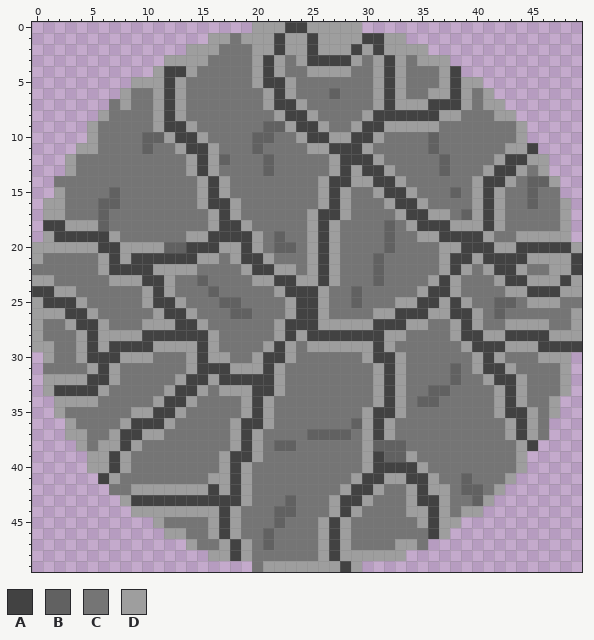
File history of a pixel-art file, textures/rock.ase. That is the earlier state.
50x50 pixels, 1 frame.
Palette (. is transparent): A #424242  B #616161  C #757575  D #9e9e9e
Pixels before (only the part around the change), first column x 0:
 0 ....................DDDAADDDDD....................
 1 ................DDCDDDADDADDDDAADD................
 2 ..............DDDCCCDDADDADDDADADDDD..............
 3 ............DDDDCCCCDADCDAAAADCDADCDDD............
 4 ...........DAADCCCCCDADCCDDDDCCDADCCCDA...........
 5 .........DDDADCCCCCCDAADCCCCCCCDADCCCDADD.........
 6 ........DCCDADCCCCCCCDADCCCBCCCDADCCDDADCD........
 7 .......CDCCDADCCCCCCCDAADCCCCCCDADDDAAADCDD.......
 8 ......DCCCCDADCCCCCCCCDAADCCCCDAAAAAADDCCCDD......
 9 .....DCCCCCDAADCCCCCCBBDAADCCDAADDDDDCCCCCCCD.....
10 .....DCCCCBBDAADCCCCBBCCDAADDAADCCCCBCCCCCCCD.....
11 ....DDCCCCBCCDAADCCCBCCCCDDAAADCCCCCBCCCCCCDDA....
12 ...DCCCCCCCCCCDADBCCCBCCCCCDAAADCCCCCBCCCCDAADD...
13 ...DCCCCCCCCCCDADCCCCBCCCCCDADAADCCCCBCCCDAADCD...
14 ..CCCCCCCCCCCCCDADCCCCCCCCDAADDAADCCCCCCDAADCBBD..
15 ..DCCCCBCCCCCCCDADCCCCCCCCDADCCDAADCCCBCDADCCBCC..
16 .DDCCCBBCCCCCCCDAADCCCCCCCDADCCCDAADCCCCDADCCBCCD.
17 .DDCCCBCCCCCCCCCDADCCCCCCDAADCCCCDAADDCBDADCCCCCD.
18 .AADDDBCCCCCCCCCDAADCCCCCDADCCCCBCDAAADDDADCCCCCD.
19 .DAAAAADCCCCCCDDAAAADCBCCDADCCCCBCCDDAAAADCCDDDDD.
20 DDDDDDAADDDDBBAAADDADCBBCDADCCCCBCCCCDDAAADDAAAAAD
21 DCCCCCDADAAAAAADDCDAADCCCDADCCCBCCCCCDAADAAAADDDDA
22 CCCCCCDAAAADDDDCCCCDAADDCDADCCCBCCCCCDADCDAADCCDDA
23 DDCCCCCDDDAADCCBCCCCDDAADDADCCCBCCCCDADCCCDAADDDAD
24 AADDCCCCCCDADCCCBCCCCCDAAADCCBCCCCCDAADCCCCDDAAADD
25 DAAADCCCCCDAADCCCBBCCCCDAADCCBCCCDDAADADCCBBCDDDCC
26 DDDAADCCCCCDAADCCCBBCCCDAADCCCCDDAAADDAADCBCCCCCCD
27 DCCDAADCCCDDDAADCCCCCCDAAADDDDDAAADDCCDADCCDDDDCCD
28 DCCCDADDDDAAAAAADCCCCCDADAAAAAAADDCCCCDAADDAAAADDD
29 DDCCDADAAAADDDDADCCCCDADCDDDDDDADCCCCCCDAAADDDAAAA
30 .DCCDAAADDDCCCDADDCCDAADCCCCCCDAADCCCCCCDADCCCDDD.
31 .CCCCDADCCCCCCDAAADDDADCCCCCCCCDADCCCCBCDAADCCCCD.
32 .DDDDAADCCCCCDAADAAAAADCCCCCCCCDADCCCCBCCDAADCCCD.
33 .DAAAADCCCCCDAADCDDDAADCCCCCCCCDADCCBBCCCCDADCCCD.
34 ..DDDDCCCCCDAADCCCCDADCCCCCCCCCDADCBBCCCCCDADCCD..
35 ..DCCCCCCDDAADCCCCCDADCCCCCCCCDAADCCCCCCCCDAADCD..
36 ...DCCCCDAAADCCCCCDAADCCCCCCCBDADCCCCCCCCCCDADC...
37 ...DDCCDAADDCCCCCCDADCCCCBBBBCDADCCCCCCCCCCDADC...
38 ....DCDDADCCCCCCCCDADCBBCCCCCCDBBBCCCCCCCCCCDA....
39 .....DDADCCCCCCCCDAADCCCCCCCCCDABBDCCCCCCCCCD.....
40 .....DDADCCCCCCCCDADCCCCCCCCCCDAAAADCCCCCCCCD.....
41 ......ADCCCCCCCCDDADCCCCCCCCCDAADDAADCCBCCCD......
42 .......CCDDDDDDDADADCCCCCCCCDAADCCDADDCBBCD.......
43 ........DAAAAAAAAAADCCCBCCCDAADCCCDAADCCBD........
44 .........DDDDDDDDADCCCBBCCCDADCCCCDDADCDD.........
45 ...........DCCCCDADCCCBCCCDADCCCCCCDADD...........
46 ............DDCCDADCCBCCCCDADCCCCCCCAD............
47 ..............DCCDADCBCCCCDADCCCCDDC..............
48 ................DDADCCCCCCDADDDDDD................
49 ....................CDDDDDDDAD....................
The same view after the edit:
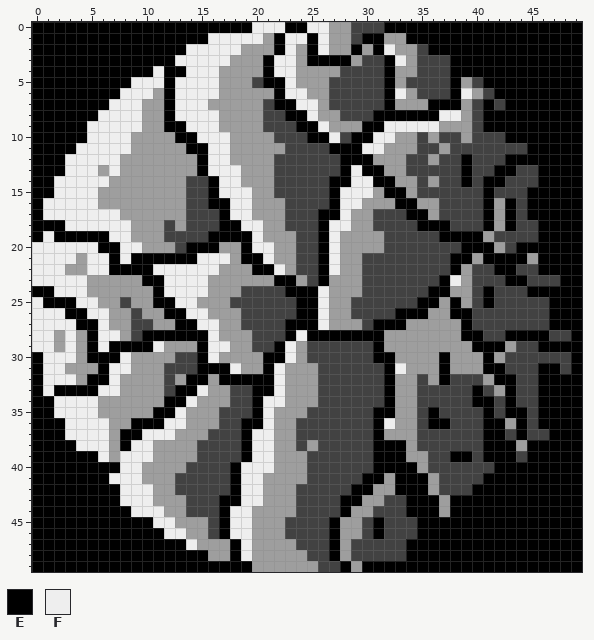
Colours new in this view: E #000000  F #eeeeee
Change:
layer "Layer 1" opacity 100% -> 35%
layer "top" added
layer "bot" added
Changed rows in their new state; - is an unchanged pixel.
Layer "bot":
first column x 0:
 0 EEEEEEEEEEEEEEEEEEEEFFFEEFF--AAAEEEEEEEEEEEEEEEEEE
 1 EEEEEEEEEEEEEEEEFFFFF-EFFEF--AEE--EEEEEEEEEEEEEEEE
 2 EEEEEEEEEEEEEEFFFFFD--EF-EF--E-EF--AEEEEEEEEEEEEEE
 3 EEEEEEEEEEEEEFFFFFDD-EFF-EEEE-AAEFDAAAEEEEEEEEEEEE
 4 EEEEEEEEEEEFEEFFFDDD-EFFD---AAAAE-DAAAEEEEEEEEEEEE
 5 EEEEEEEEEFFFEFFFFDDDAEEFDDDAAAAAE-AAAAE-AEEEEEEEEE
 6 EEEEEEEEFFF-EFFFFDDDD-EFFDDAAAAAEFDAAAEFDAEEEEEEEE
 7 EEEEEEEFFFD-EFFFDDDDDAEEFFDAAAAAE---EEE-AEAEEEEEEE
 8 EEEEEEFFFFD-EFFFFDDDDAAEEFDDAAAEEEEEEFFDAEEEEEEEEE
 9 EEEEEFFFFFD-EEFFFDDDDAAAEEFDD-EEFFFFFDDDAEEEEEEEEE
10 EEEEEFFFFDDD-EEFFFDDDDAAAEEFAEEFFDDADAADAAAEEEEEEE
11 EEEEFFFFFDDDD-EEFFDDDDDAAAAEEEFFDDDAADAAAAAAAEEEEE
12 EEEFFFFFDDDDDD-EFFDDDDAAAAAAEEE-DDAADAAEAAAEEEEEEE
13 EEEFFFDFDDDDDD-EFFFDDDAAAAAAEFEE-DAAAAAEAAEEAAEEEE
14 EEFFFFFDDDDDDDAAEFFDDDAAAAAEEFFEE-DADAAEAEEAAAEEEE
15 EEFFFFDDDDDDDDAAEFFFDDAAAAAEFFF-EE-AAAAAAEAAAEEEEE
16 EFFFFFDDDDDDDDAAEEFFDDDAAAAEFFDD-EE-DAAAAE-EAEEEEE
17 EFFFFFFFDDDDDDAAAEFFDDDAAAEEFDDAAAEE-AAAAE-EAEEEEE
18 EEEFFFFFFDDDADAAAEEFFDDAAAEFFDDAAAAEEEAAAE-EAAEEEE
19 EFEEEEEFFDDDAAAAEEEEFDDDAAEFDDDDAAAAAEEEE-AAAAEEEE
20 FFFFFFEEFF--DAEEE--EFFDDAAEFDDDDAAAAAAAEEE-AEEEEEE
21 FFFFDFFEFEEEEEEFFF-EEFDDAAEFDDAAAAAAAAEE-EEEE-EEEE
22 FFFDDFFEEEEFFFFFFDD-EEF-AAEFDDAAAAAAAAE-AAEEAAEEEE
23 FFFFFDD---EEFFFFDDDD--EE-AE-DDAAAAAAAEFDAAAEEAAAEE
24 EEFFFDDDDD-EFFFFDDDAAAAEEEFDDDAAAAAAEE-DAEAAAEEEEE
25 FEEEFFDDAD-EEFFDDDAAAAAAEEFDDAAAAAAEE-E-AEAAAAAEEE
26 FFFEEFFDDAD-EEFFDDDAAAAAEEFDDAAAAEEE--EEAAAAAAAEEE
27 FFFFEEFDDAA--EEFFDDAAAAEEEF---AEEE--DD-EAAAAAAAEEE
28 FFDF-EFF-AEEEEEEFDDDAAAEFEEEEEEE--DDDD-EEAAEEEEAAE
29 FFDF-EFEEEEF---EFFDDAAEFDAAAAAAE-DDDDDD-EEE-AAEEEE
30 EFFF-EEEF--DDAAEF-DD-EEFDAAAAAAEE-DDDEDD-E-AAAAAAE
31 EFFDD-EFFDDDAAAEEEF--EFDDDAAAAAAEFDDDEDD-EEAAAEEAE
32 EFFF-EEFDDDDA-EE-EEEEEFDDDAAAAAAE-DADEAAA-EEAAEEEE
33 EFEEEEFFDDDDAEEFD-AAEEFDDDAAAAAAE-DAAAAAEA-EAAEEEE
34 EEFFFFDDDDD-EEFDDDAAEFFDDDAAAAAAE-DAAAAAEEAEAAEEEE
35 EEFFFFDDD--EEFDDDAAAEFDDDAAAAAAEE-DAEAAAAEAEEAEEEE
36 EEEFFFFD-EEEFFDDDAAEEFDDAAAAAAAEFDDAEEAAAEE-EAEEEE
37 EEEFFFF-EEFFFDDDAAAEFFDDAAAAAAAE-DDAAAAAAEEAEAAEEE
38 EEEEFFF-EFFDDDDAAAAEFFDDADAAAAAEEEDAAAAAAEEE-EEEEE
39 EEEEEEFDFFFDDDDAAA-EFFDDDAAAAAAEEE-DAAEEAEEEAEEEEE
40 EEEEEEEEFFDDDDAAAAEFFFDDDAAAAAAEEEE-AAAAAAEEEEEEEE
41 EEEEEEEFFFDDDAAAAAEFFDDDDAAAAAEE-EEE-AAAAEEEEEEEEE
42 EEEEEEEEFFF--AAA-AEFFDDDAAAAAEE-DEEE-AAAEEEEEEEEEE
43 EEEEEEEEFFFDDD---EEFFDDDAAAAEE-DAAEEE-EEEEEEEEEEEE
44 EEEEEEEEEFFF--AAAEFFDDDDAAAAE-DAAAEEE-EEEEEEEEEEEE
45 EEEEEEEEEEEFFDDDAEFFDDDAAAAE-DAEAAAEEEEEEEEEEEEEEE
46 EEEEEEEEEEEEFFDDAEFFDDDAAAAE-DAEAAAEEEEEEEEEEEEEEE
47 EEEEEEEEEEEEEEFDD-EFDDDDAAAE-AAAAAEEEEEEEEEEEEEEEE
48 EEEEEEEEEEEEEEEE--EFDDDDDAAE-AAAAAEEEEEEEEEEEEEEEE
49 EEEEEEEEEEEEEEEEEEEED-----AAE-EEEEEEEEEEEEEEEEEEEE
Where, in picture pixels (left, top, right, bottom), the same in both pictures:
changed: (32, 22, 582, 572)
